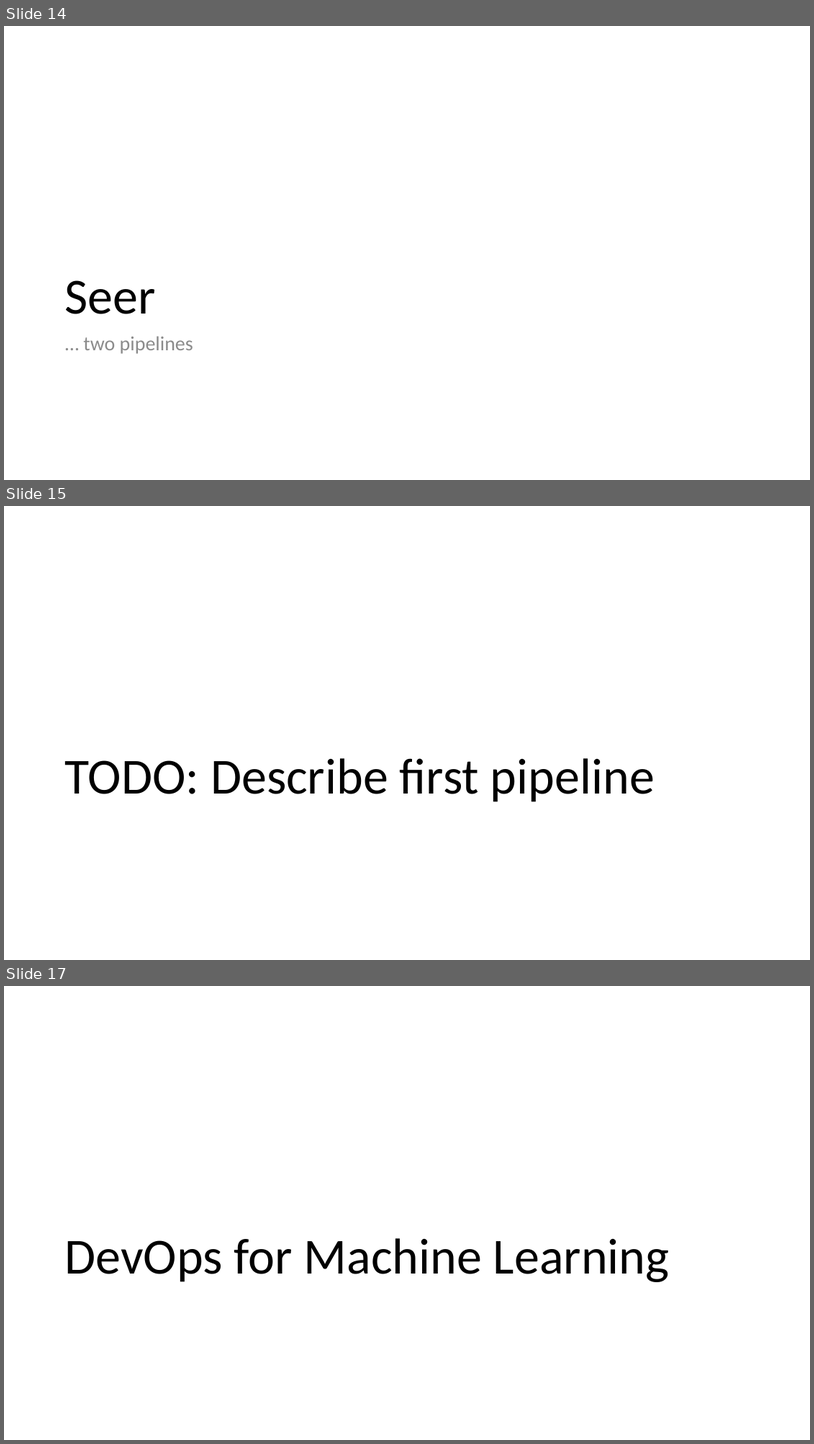
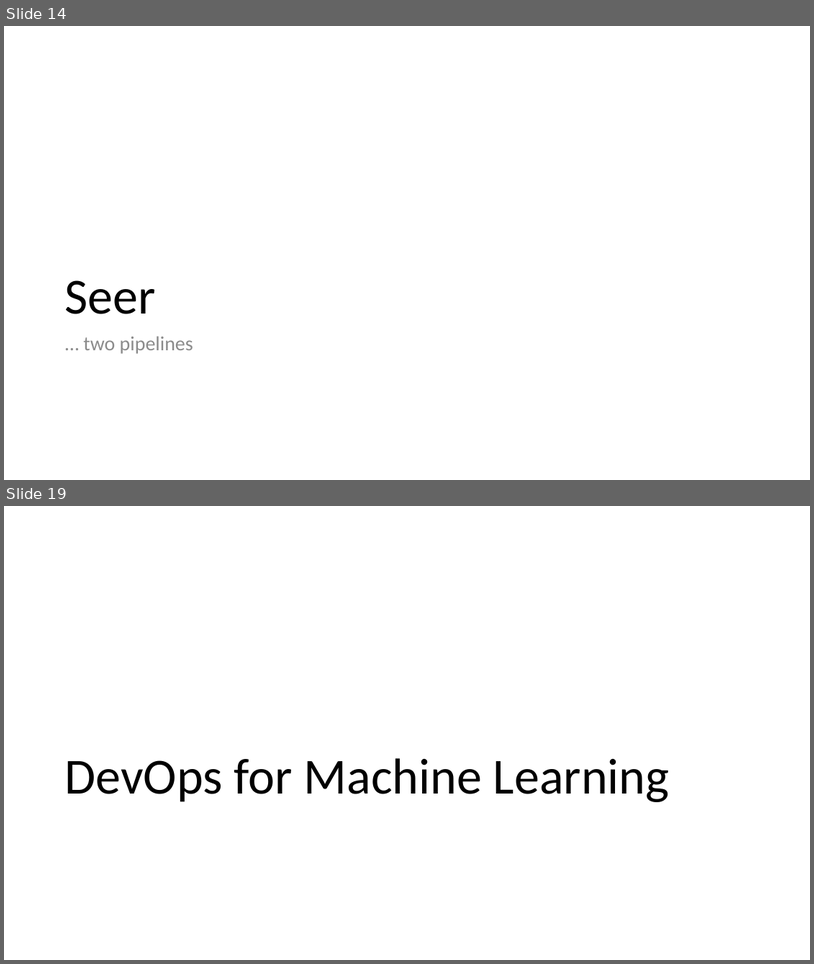
Before and after one commit to cloudscaleml/workshop, a slide deck: powerpoint/MLOps.pptx. Shown one above the other, each under a label of ours: slides 14, 15 and 17 before the commit, slides 14 and 19 after it; the slides between them are not shown. The pictures are 814x1444 and 814x964 pixels, drawn with LibreOffice and Linux fonts; fonts in the diff are those of the drawing. Boxes give left, top, right and bottom in pixels: in the first picture for what was removed or moved away, otherwise in the second. Text is boxed around its words. In the diff, an @@ line names an element or a change of style, - is before the commit and + after.

```diff
--- a/powerpoint/MLOps.pptx
+++ b/powerpoint/MLOps.pptx
@@ slide 15 removed at box(4, 506, 810, 960), background #FFFFFF @@
@@ title removed at box(65, 758, 655, 802) @@
-TODO: Describe first pipeline
@@ what was slide 17 is now slide 19 @@
```
Also in this commit, not shown: 1 slide changed, 5 slides added, 1 other slide removed, 1 other file.
